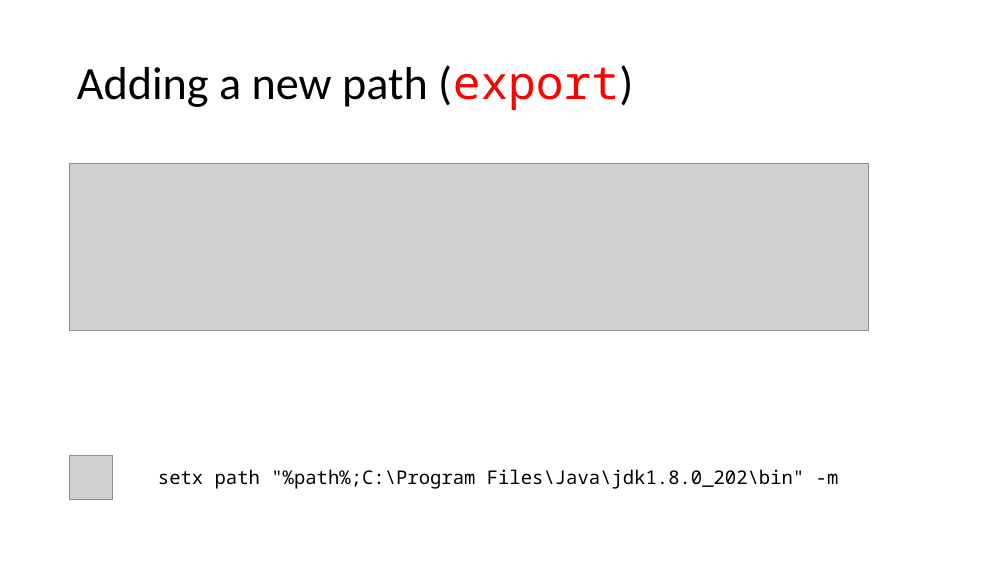
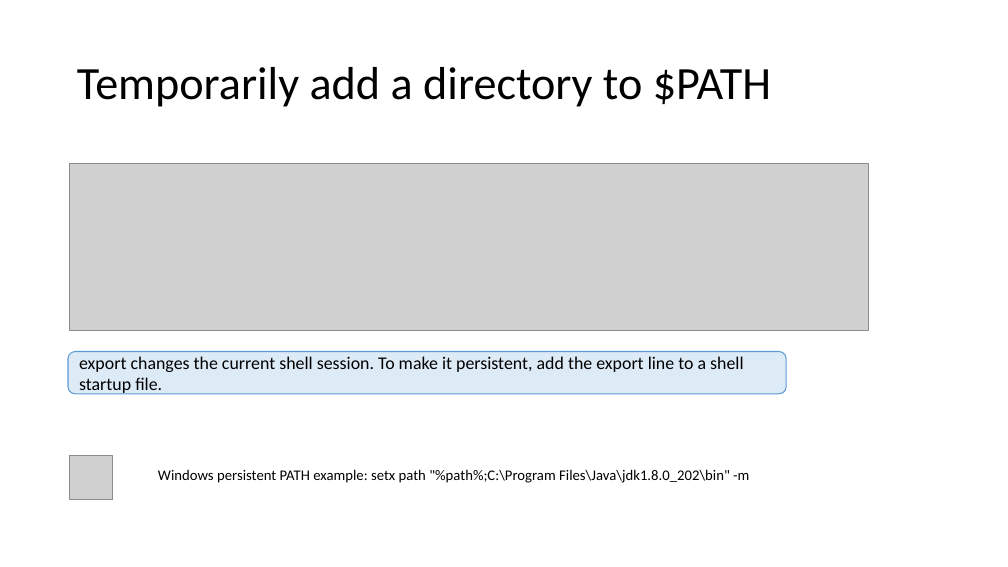
Before and after one commit to frankwxu/Digital-Forensics-Basic-Book, a slide deck: slide 36 of PPTs/Ch4_Linux_for_Digital_Forensics.pptx (slide 34 before the commit). Drawn at 1008x567 pixels with LibreOffice and Linux fonts; fonts in the diff are those of the drawing; grey boxes stand for pictures; background and template pictures are left out. Boxes give left, top, right and bottom in pixels: in the first picture for what was removed or moved away, otherwise in the second. Text is boxed around its words. In the diff, an @@ line names an element or a change of style, - is before the commit and + after.

```diff
--- a/PPTs/Ch4_Linux_for_Digital_Forensics.pptx
+++ b/PPTs/Ch4_Linux_for_Digital_Forensics.pptx
@@ title at [77,67,771,107]: text changed @@
-Adding a new path (export)
+Temporarily add a directory to $PATH
@@ rounded rectangle added at [68,352,786,394], fill #DDEBF7, outline #5B9BD5 1 pt, 17 pt, text #000000 @@
+export changes the current shell session. To make it persistent, add the export line to a shell startup file.
@@ text at [158,469,749,483]: text changed; size 18 to 14 pt; font Noto Sans Mono to Calibri @@
-setx path "%path%;C:\Program Files\Java\jdk1.8.0_202\bin" -m
+Windows persistent PATH example: setx path "%path%;C:\Program Files\Java\jdk1.8.0_202\bin" -m
```
Also in this commit, not shown: 44 other slides changed, 8 slides added, 6 slides removed, 1 other file.
